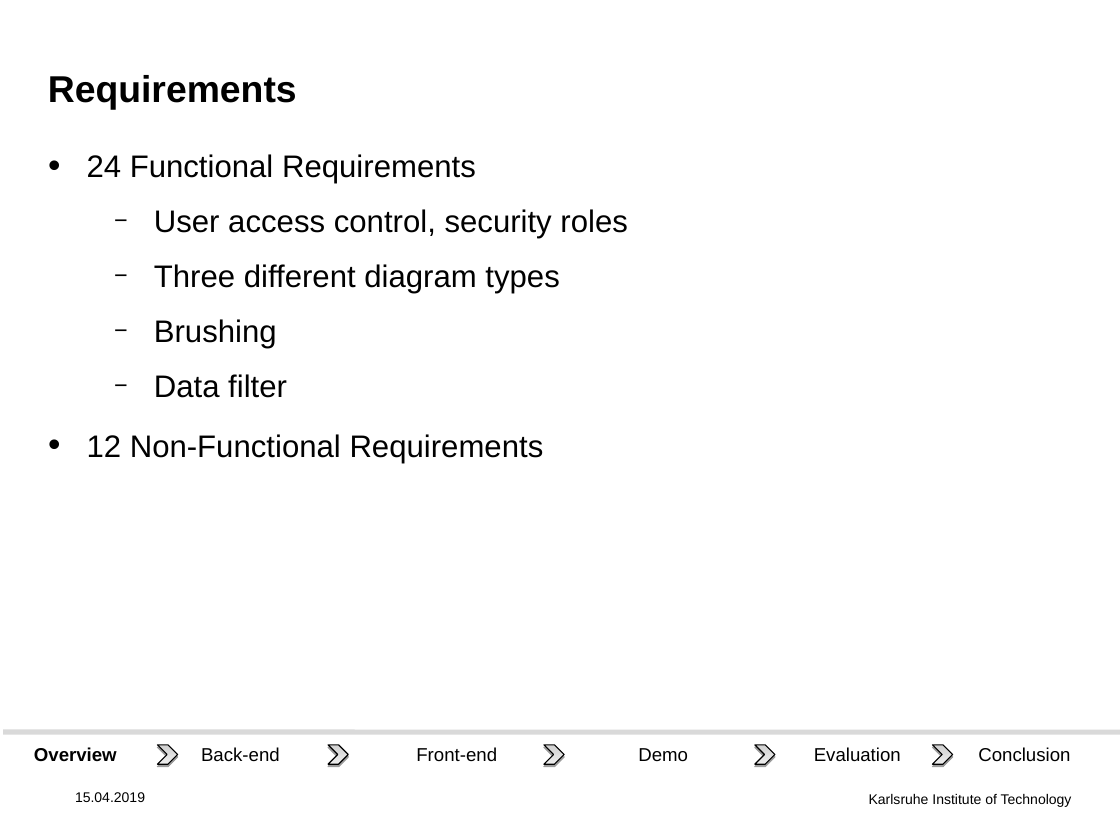
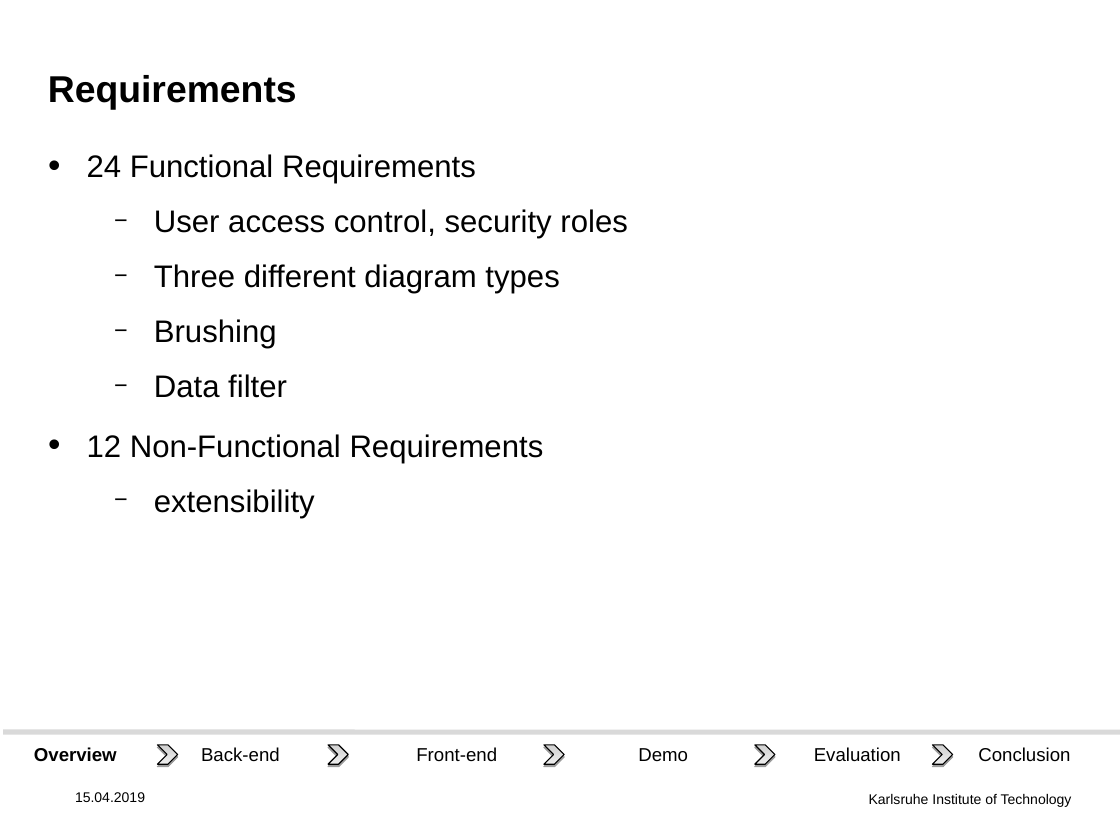
Before and after one commit to DHSTTOS/documents, a slide deck: slide 3 of final_presentation/final-pres3.odp. Drawn at 1120x840 pixels with LibreOffice and Linux fonts; fonts in the diff are those of the drawing; background and template pictures are left out. Boxes give left, top, right and bottom in pixels: in the first picture for what was removed or moved away, otherwise in the second. Text is boxed around its words. In the diff, an @@ line names an element or a change of style, - is before the commit and + after.

Commit message:
In "Architecture", move front-end before back-end. Remove the first slide with the application screenshot. Add "extensibility" to nonfunctional requirements. In "Lessons learned", add "and protocolls".

```diff
--- a/final_presentation/final-pres3.odp
+++ b/final_presentation/final-pres3.odp
@@ text at <box>154,489,315,518</box>: paragraph added @@
+  − extensibility
```
Also in this commit, not shown: 2 other slides changed, 1 slide removed, 1 other file.
